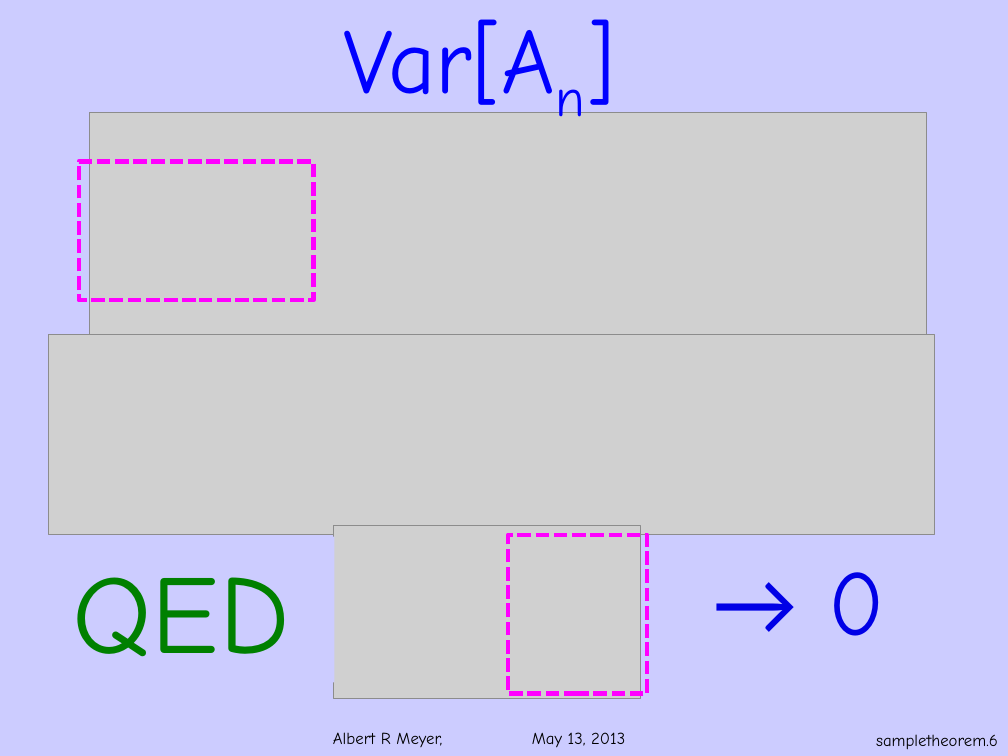
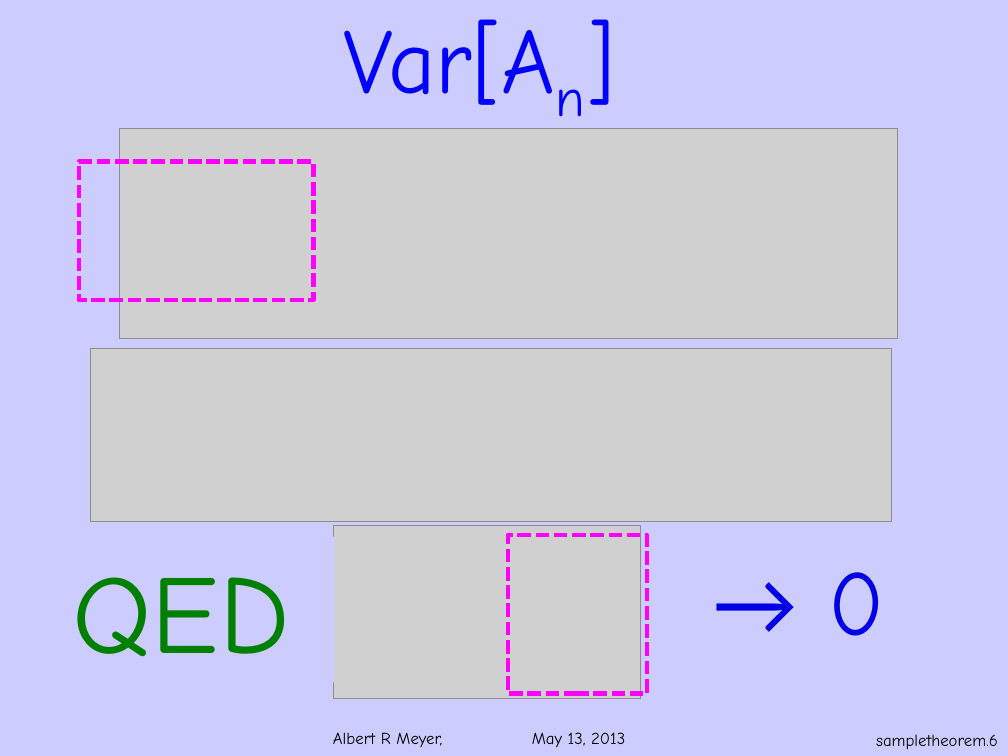
Before and after one commit to armeyer/mcs_web, a slide deck: slide 6 of spring13/slides13/pairwisesample.pptx. Drawn at 1008x756 pixels with LibreOffice and Linux fonts; fonts in the diff are those of the drawing; grey boxes stand for pictures; background and template pictures are left out. Boxes give left, top, right and bottom in pixels: in the first picture for what was removed or moved away, otherwise in the second. Text is boxed around its words. In the diff, an @@ line names an element or a change of style, - is before the commit and + after.

```diff
--- a/spring13/slides13/pairwisesample.pptx
+++ b/spring13/slides13/pairwisesample.pptx
@@ picture: place and size @@
-picture at [90, 113, 927, 354]
+picture at [119, 129, 897, 339]
@@ picture: place and size @@
-picture at [48, 335, 934, 534]
+picture at [91, 348, 892, 521]
@@ text "QED" rewrapped from [62, 536, 335, 682] to [73, 577, 290, 657] @@
```
Also in this commit, not shown: 4 other slides changed, 4 other files.
